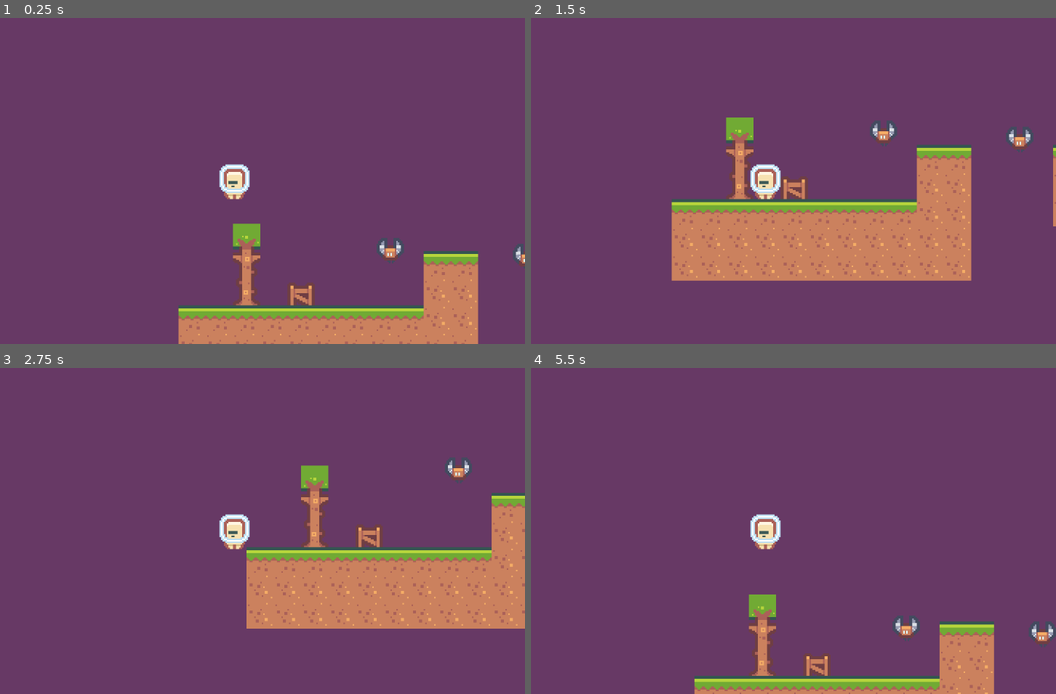
Above: before the commit, frames 1-4 (two rows, left to right).
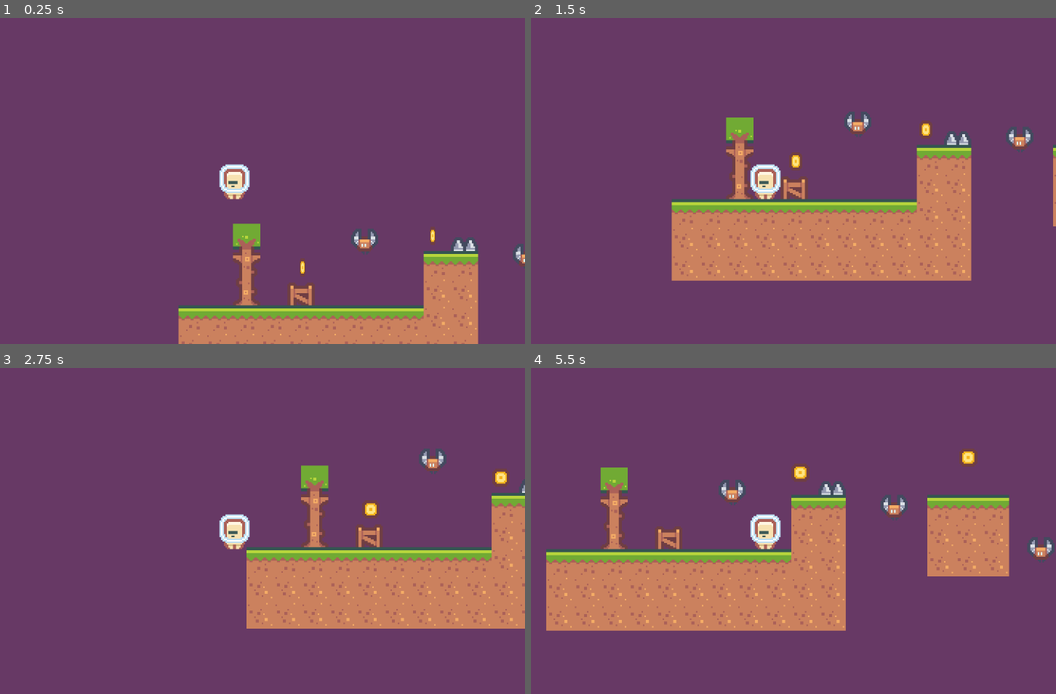
Above: after the commit, the same moments.

Repository: Altair47/2D-Platformer-with-Godot-4
Game: Godot game, scene res://main.tscn
Two runs of this game, one before a commit and one after it. Both use one fixed random seed, a clock stepped at 60 frames per second and the inputs below.
Inputs:
- Up to frame 1 (0.25 s): no input
- Up to frame 2 (1.5 s): tap Enter (ui_accept) at 0.5, 0.6, 0.77, 1.07, 1.35 s; hold Right (ui_right) from 0.53 s (still down)
- Up to frame 3 (2.75 s): tap Enter (ui_accept) at 1.52, 1.82, 2.1 s; release Right (ui_right) at 2.03 s; hold Left (ui_left) from 2.03 s (still down)
- Up to frame 4 (5.5 s): release Left (ui_left) at 2.78 s; hold Right (ui_right) 2.78-4.28 s; tap Enter (ui_accept) at 2.85, 3.02, 3.32, 3.6, 3.77, 4.07, 4.35, 4.52, 4.82, 5.1 s; hold Left (ui_left) 4.28-5.03 s; hold Right (ui_right) from 5.03 s (still down)

The runs differ from the first frame. In frame 1, 0.8% of the frame differs, in the area x 57-91%, y 64-80%; in frame 2, 1.0%; in frame 3, 0.9%; in frame 4, 29%, in the area x 2-100%, y 24-100%.

Commit message:
progress

Diff:
--- /dev/null
+++ b/Enemies/Area2SpikeD.gd
@@ -0,0 +1,6 @@
+extends Area2D
+
+func _on_body_entered(body):
+	if body.is_in_group("Player"):
+		body.game_over()
+	pass # Replace with function body.
--- /dev/null
+++ b/Enemies/area_2_spike_d.tscn
@@ -0,0 +1,20 @@
+[gd_scene load_steps=4 format=3 uid="uid://dlqtpypqyi7w8"]
+
+[ext_resource type="Script" path="res://Enemies/Area2SpikeD.gd" id="1_0ix2f"]
+[ext_resource type="Texture2D" uid="uid://bj4phc7ceh37p" path="res://Sprites/Objects/tile_0068.png" id="2_ucjwu"]
+
+[sub_resource type="RectangleShape2D" id="RectangleShape2D_caotu"]
+size = Vector2(18, 9)
+
+[node name="Area2SpikeD" type="Area2D"]
+position = Vector2(135, -45)
+script = ExtResource("1_0ix2f")
+
+[node name="Tile0068" type="Sprite2D" parent="."]
+texture = ExtResource("2_ucjwu")
+
+[node name="CollisionShape2D" type="CollisionShape2D" parent="."]
+position = Vector2(0, 4.5)
+shape = SubResource("RectangleShape2D_caotu")
+
+[connection signal="body_entered" from="." to="." method="_on_body_entered"]
--- a/Enemies/enemy_bat.tscn
+++ b/Enemies/enemy_bat.tscn
@@ -1,6 +1,6 @@
 [gd_scene load_steps=4 format=3 uid="uid://d5n8xkiqbgs1"]
 
-[ext_resource type="Script" path="res://Enemy_Bat.gd" id="1_f1ote"]
+[ext_resource type="Script" path="res://Enemies/Enemy_Bat.gd" id="1_f1ote"]
 [ext_resource type="Texture2D" uid="uid://dpfw6ck4mow1p" path="res://Sprites/Characters/character_0024.png" id="2_f3wtj"]
 
 [sub_resource type="CapsuleShape2D" id="CapsuleShape2D_rhe6l"]
--- /dev/null
+++ b/Player/Coin.gd
@@ -0,0 +1,34 @@
+extends Area2D
+
+# Variables to track the direction and increment
+var direction : int = 1
+var increment : float = 3.0
+
+var bob_speed : float = 5.0
+var bob_height : float = 5.0
+
+@onready var start_y : float = global_position.y
+var t : float = 0.0
+
+# Called every frame
+func _process(delta):
+	t += delta
+
+	var ddelta = (sin(t * bob_speed) + 1) / 2
+
+	global_position.y = start_y + (ddelta * bob_height)
+	# Access the Sprite child of the Area2D
+	var sprite = $Sprite
+
+	# Update the object's x scale
+	sprite.scale.x += direction * increment * delta
+
+	# If the object reaches the boundary, change direction
+	if sprite.scale.x >= 1 or sprite.scale.x <= -1:
+		direction *= -1
+
+
+func _on_body_entered(body):
+	if body.is_in_group("Player"):
+		body.add_score(1)
+		queue_free()
--- a/Player/Player.gd
+++ b/Player/Player.gd
@@ -4,6 +4,7 @@
 const move_speed : float = 100.0
 const jump_force : float = 200.0
 const gravity : float = 500.0
+var score : int = 0
 
 func _physics_process(delta):
 	if not is_on_floor():
@@ -24,25 +25,7 @@
 
 func game_over():
 	get_tree().reload_current_scene()
-## Get the gravity from the project settings to be synced with RigidBody nodes.
-#var gravity = ProjectSettings.get_setting("physics/2d/default_gravity")
-#
-#
-#func _physics_process(delta):
-	## Add the gravity.
-	#if not is_on_floor():
-		#velocity.y += gravity * delta
-#
-	## Handle jump.
-	#if Input.is_action_just_pressed("ui_accept") and is_on_floor():
-		#velocity.y = JUMP_VELOCITY
-#
-	## Get the input direction and handle the movement/deceleration.
-	## As good practice, you should replace UI actions with custom gameplay actions.
-	#var direction = Input.get_axis("ui_left", "ui_right")
-	#if direction:
-		#velocity.x = direction * SPEED
-	#else:
-		#velocity.x = move_toward(velocity.x, 0, SPEED)
-#
-	#move_and_slide()
+
+func add_score(ammount):
+	score += ammount
+	pass
--- /dev/null
+++ b/Player/coin.tscn
@@ -0,0 +1,19 @@
+[gd_scene load_steps=4 format=3 uid="uid://da1hg5mhm88vs"]
+
+[ext_resource type="Script" path="res://Player/Coin.gd" id="1_iyld2"]
+[ext_resource type="Texture2D" uid="uid://ydbe1tyhvygu" path="res://Sprites/Objects/tile_0151.png" id="2_gchww"]
+
+[sub_resource type="RectangleShape2D" id="RectangleShape2D_05wqo"]
+size = Vector2(12, 12)
+
+[node name="Coin" type="Area2D"]
+position = Vector2(15, -31)
+script = ExtResource("1_iyld2")
+
+[node name="Sprite" type="Sprite2D" parent="."]
+texture = ExtResource("2_gchww")
+
+[node name="CollisionShape2D" type="CollisionShape2D" parent="."]
+shape = SubResource("RectangleShape2D_05wqo")
+
+[connection signal="body_entered" from="." to="." method="_on_body_entered"]
--- a/main.tscn
+++ b/main.tscn
@@ -1,9 +1,11 @@
-[gd_scene load_steps=6 format=3 uid="uid://cwoqfy01rav1"]
+[gd_scene load_steps=8 format=3 uid="uid://cwoqfy01rav1"]
 
 [ext_resource type="TileSet" uid="uid://b1hepnand3d65" path="res://new_tile_set.tres" id="1_u87ya"]
 [ext_resource type="Texture2D" uid="uid://bjk06pim3kwft" path="res://Sprites/Characters/character_0009.png" id="2_d1fk5"]
 [ext_resource type="Script" path="res://Player/Player.gd" id="2_y8jw1"]
 [ext_resource type="PackedScene" uid="uid://d5n8xkiqbgs1" path="res://Enemies/enemy_bat.tscn" id="4_iqwjk"]
+[ext_resource type="PackedScene" uid="uid://dlqtpypqyi7w8" path="res://Enemies/area_2_spike_d.tscn" id="5_0dkr6"]
+[ext_resource type="PackedScene" uid="uid://da1hg5mhm88vs" path="res://Player/coin.tscn" id="6_f4l7k"]
 
 [sub_resource type="CapsuleShape2D" id="CapsuleShape2D_x3pmq"]
 height = 24.0
@@ -29,7 +31,7 @@
 zoom = Vector2(3, 3)
 
 [node name="Enemy_Bat" parent="." instance=ExtResource("4_iqwjk")]
-position = Vector2(86, -29)
+position = Vector2(69, -35)
 
 [node name="Enemy_Bat2" parent="." instance=ExtResource("4_iqwjk")]
 position = Vector2(176, -25)
@@ -40,3 +42,20 @@
 [node name="Enemy_Bat4" parent="." instance=ExtResource("4_iqwjk")]
 position = Vector2(572, -21)
 move_dir = Vector2(0, -45)
+
+[node name="Area2SpikeD" parent="." instance=ExtResource("5_0dkr6")]
+
+[node name="Coin" parent="." instance=ExtResource("6_f4l7k")]
+position = Vector2(28, -30)
+
+[node name="Coin2" parent="." instance=ExtResource("6_f4l7k")]
+position = Vector2(114, -51)
+
+[node name="Coin3" parent="." instance=ExtResource("6_f4l7k")]
+position = Vector2(225, -61)
+
+[node name="Coin4" parent="." instance=ExtResource("6_f4l7k")]
+position = Vector2(351, -73)
+
+[node name="Coin5" parent="." instance=ExtResource("6_f4l7k")]
+position = Vector2(467, -92)
--- a/new_tile_set.tres
+++ b/new_tile_set.tres
@@ -72,12 +72,6 @@
 19:0/0 = 0
 19:0/0/physics_layer_0/linear_velocity = Vector2(0, 0)
 19:0/0/physics_layer_0/angular_velocity = 0.0
-20:0/0 = 0
-20:0/0/physics_layer_0/linear_velocity = Vector2(0, 0)
-20:0/0/physics_layer_0/angular_velocity = 0.0
-21:0/0 = 0
-21:0/0/physics_layer_0/linear_velocity = Vector2(0, 0)
-21:0/0/physics_layer_0/angular_velocity = 0.0
 0:1/0 = 0
 0:1/0/physics_layer_0/linear_velocity = Vector2(0, 0)
 0:1/0/physics_layer_0/angular_velocity = 0.0
@@ -145,12 +139,6 @@
 19:1/0 = 0
 19:1/0/physics_layer_0/linear_velocity = Vector2(0, 0)
 19:1/0/physics_layer_0/angular_velocity = 0.0
-20:1/0 = 0
-20:1/0/physics_layer_0/linear_velocity = Vector2(0, 0)
-20:1/0/physics_layer_0/angular_velocity = 0.0
-21:1/0 = 0
-21:1/0/physics_layer_0/linear_velocity = Vector2(0, 0)
-21:1/0/physics_layer_0/angular_velocity = 0.0
 0:2/0 = 0
 0:2/0/physics_layer_0/linear_velocity = Vector2(0, 0)
 0:2/0/physics_layer_0/angular_velocity = 0.0
@@ -222,12 +210,6 @@
 19:2/0 = 0
 19:2/0/physics_layer_0/linear_velocity = Vector2(0, 0)
 19:2/0/physics_layer_0/angular_velocity = 0.0
-20:2/0 = 0
-20:2/0/physics_layer_0/linear_velocity = Vector2(0, 0)
-20:2/0/physics_layer_0/angular_velocity = 0.0
-21:2/0 = 0
-21:2/0/physics_layer_0/linear_velocity = Vector2(0, 0)
-21:2/0/physics_layer_0/angular_velocity = 0.0
 0:3/0 = 0
 0:3/0/physics_layer_0/linear_velocity = Vector2(0, 0)
 0:3/0/physics_layer_0/angular_velocity = 0.0
@@ -297,12 +279,6 @@
 19:3/0 = 0
 19:3/0/physics_layer_0/linear_velocity = Vector2(0, 0)
 19:3/0/physics_layer_0/angular_velocity = 0.0
-20:3/0 = 0
-20:3/0/physics_layer_0/linear_velocity = Vector2(0, 0)
-20:3/0/physics_layer_0/angular_velocity = 0.0
-21:3/0 = 0
-21:3/0/physics_layer_0/linear_velocity = Vector2(0, 0)
-21:3/0/physics_layer_0/angular_velocity = 0.0
 0:4/0 = 0
 0:4/0/physics_layer_0/linear_velocity = Vector2(0, 0)
 0:4/0/physics_layer_0/angular_velocity = 0.0
@@ -375,12 +351,6 @@
 19:4/0 = 0
 19:4/0/physics_layer_0/linear_velocity = Vector2(0, 0)
 19:4/0/physics_layer_0/angular_velocity = 0.0
-20:4/0 = 0
-20:4/0/physics_layer_0/linear_velocity = Vector2(0, 0)
-20:4/0/physics_layer_0/angular_velocity = 0.0
-21:4/0 = 0
-21:4/0/physics_layer_0/linear_velocity = Vector2(0, 0)
-21:4/0/physics_layer_0/angular_velocity = 0.0
 0:5/0 = 0
 0:5/0/physics_layer_0/linear_velocity = Vector2(0, 0)
 0:5/0/physics_layer_0/angular_velocity = 0.0
@@ -453,12 +423,6 @@
 19:5/0 = 0
 19:5/0/physics_layer_0/linear_velocity = Vector2(0, 0)
 19:5/0/physics_layer_0/angular_velocity = 0.0
-20:5/0 = 0
-20:5/0/physics_layer_0/linear_velocity = Vector2(0, 0)
-20:5/0/physics_layer_0/angular_velocity = 0.0
-21:5/0 = 0
-21:5/0/physics_layer_0/linear_velocity = Vector2(0, 0)
-21:5/0/physics_layer_0/angular_velocity = 0.0
 0:6/0 = 0
 0:6/0/physics_layer_0/linear_velocity = Vector2(0, 0)
 0:6/0/physics_layer_0/angular_velocity = 0.0
@@ -527,12 +491,6 @@
 19:6/0 = 0
 19:6/0/physics_layer_0/linear_velocity = Vector2(0, 0)
 19:6/0/physics_layer_0/angular_velocity = 0.0
-20:6/0 = 0
-20:6/0/physics_layer_0/linear_velocity = Vector2(0, 0)
-20:6/0/physics_layer_0/angular_velocity = 0.0
-21:6/0 = 0
-21:6/0/physics_layer_0/linear_velocity = Vector2(0, 0)
-21:6/0/physics_layer_0/angular_velocity = 0.0
 0:7/0 = 0
 0:7/0/physics_layer_0/linear_velocity = Vector2(0, 0)
 0:7/0/physics_layer_0/angular_velocity = 0.0
@@ -597,12 +555,6 @@
 19:7/0 = 0
 19:7/0/physics_layer_0/linear_velocity = Vector2(0, 0)
 19:7/0/physics_layer_0/angular_velocity = 0.0
-20:7/0 = 0
-20:7/0/physics_layer_0/linear_velocity = Vector2(0, 0)
-20:7/0/physics_layer_0/angular_velocity = 0.0
-21:7/0 = 0
-21:7/0/physics_layer_0/linear_velocity = Vector2(0, 0)
-21:7/0/physics_layer_0/angular_velocity = 0.0
 0:8/0 = 0
 0:8/0/physics_layer_0/linear_velocity = Vector2(0, 0)
 0:8/0/physics_layer_0/angular_velocity = 0.0
@@ -663,78 +615,6 @@
 19:8/0 = 0
 19:8/0/physics_layer_0/linear_velocity = Vector2(0, 0)
 19:8/0/physics_layer_0/angular_velocity = 0.0
-20:8/0 = 0
-20:8/0/physics_layer_0/linear_velocity = Vector2(0, 0)
-20:8/0/physics_layer_0/angular_velocity = 0.0
-21:8/0 = 0
-21:8/0/physics_layer_0/linear_velocity = Vector2(0, 0)
-21:8/0/physics_layer_0/angular_velocity = 0.0
-0:9/0 = 0
-0:9/0/physics_layer_0/linear_velocity = Vector2(0, 0)
-0:9/0/physics_layer_0/angular_velocity = 0.0
-1:9/0 = 0
-1:9/0/physics_layer_0/linear_velocity = Vector2(0, 0)
-1:9/0/physics_layer_0/angular_velocity = 0.0
-2:9/0 = 0
-2:9/0/physics_layer_0/linear_velocity = Vector2(0, 0)
-2:9/0/physics_layer_0/angular_velocity = 0.0
-3:9/0 = 0
-3:9/0/physics_layer_0/linear_velocity = Vector2(0, 0)
-3:9/0/physics_layer_0/angular_velocity = 0.0
-4:9/0 = 0
-4:9/0/physics_layer_0/linear_velocity = Vector2(0, 0)
-4:9/0/physics_layer_0/angular_velocity = 0.0
-5:9/0 = 0
-5:9/0/physics_layer_0/linear_velocity = Vector2(0, 0)
-5:9/0/physics_layer_0/angular_velocity = 0.0
-6:9/0 = 0
-6:9/0/physics_layer_0/linear_velocity = Vector2(0, 0)
-6:9/0/physics_layer_0/angular_velocity = 0.0
-7:9/0 = 0
-7:9/0/physics_layer_0/linear_velocity = Vector2(0, 0)
-7:9/0/physics_layer_0/angular_velocity = 0.0
-8:9/0 = 0
-8:9/0/physics_layer_0/linear_velocity = Vector2(0, 0)
-8:9/0/physics_layer_0/angular_velocity = 0.0
-9:9/0 = 0
-9:9/0/physics_layer_0/linear_velocity = Vector2(0, 0)
-9:9/0/physics_layer_0/angular_velocity = 0.0
-10:9/0 = 0
-10:9/0/physics_layer_0/linear_velocity = Vector2(0, 0)
-10:9/0/physics_layer_0/angular_velocity = 0.0
-11:9/0 = 0
-11:9/0/physics_layer_0/linear_velocity = Vector2(0, 0)
-11:9/0/physics_layer_0/angular_velocity = 0.0
-12:9/0 = 0
-12:9/0/physics_layer_0/linear_velocity = Vector2(0, 0)
-12:9/0/physics_layer_0/angular_velocity = 0.0
-13:9/0 = 0
-13:9/0/physics_layer_0/linear_velocity = Vector2(0, 0)
-13:9/0/physics_layer_0/angular_velocity = 0.0
-14:9/0 = 0
-14:9/0/physics_layer_0/linear_velocity = Vector2(0, 0)
-14:9/0/physics_layer_0/angular_velocity = 0.0
-15:9/0 = 0
-15:9/0/physics_layer_0/linear_velocity = Vector2(0, 0)
-15:9/0/physics_layer_0/angular_velocity = 0.0
-16:9/0 = 0
-16:9/0/physics_layer_0/linear_velocity = Vector2(0, 0)
-16:9/0/physics_layer_0/angular_velocity = 0.0
-17:9/0 = 0
-17:9/0/physics_layer_0/linear_velocity = Vector2(0, 0)
-17:9/0/physics_layer_0/angular_velocity = 0.0
-18:9/0 = 0
-18:9/0/physics_layer_0/linear_velocity = Vector2(0, 0)
-18:9/0/physics_layer_0/angular_velocity = 0.0
-19:9/0 = 0
-19:9/0/physics_layer_0/linear_velocity = Vector2(0, 0)
-19:9/0/physics_layer_0/angular_velocity = 0.0
-20:9/0 = 0
-20:9/0/physics_layer_0/linear_velocity = Vector2(0, 0)
-20:9/0/physics_layer_0/angular_velocity = 0.0
-21:9/0 = 0
-21:9/0/physics_layer_0/linear_velocity = Vector2(0, 0)
-21:9/0/physics_layer_0/angular_velocity = 0.0
 
 [resource]
 tile_size = Vector2i(18, 18)
Renamed: Enemy_Bat.gd -> Enemies/Enemy_Bat.gd
